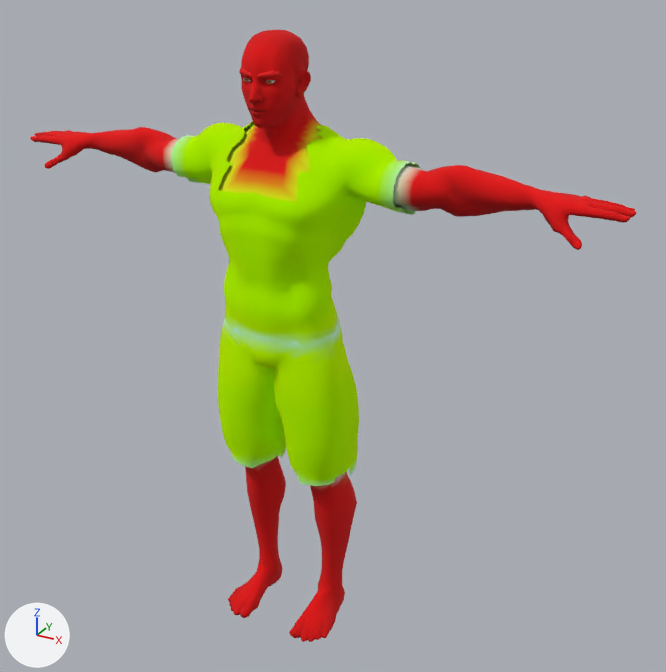
Renders of the glTF model footsteps-web/public/avatar/body_male.glb from each side of a commit.
Both versions are drawn from a 50 mm camera at (1.31, -2.06, 2.04) aimed at (0.11, 0.11, 0.95). Arrows for +X, +Y and +Z are at lower left; the lights stay in place. The first picture is the older version. Vertices at exactly the same position are counted once.

In view in the first picture: 'body', 'garment' and 2 more.
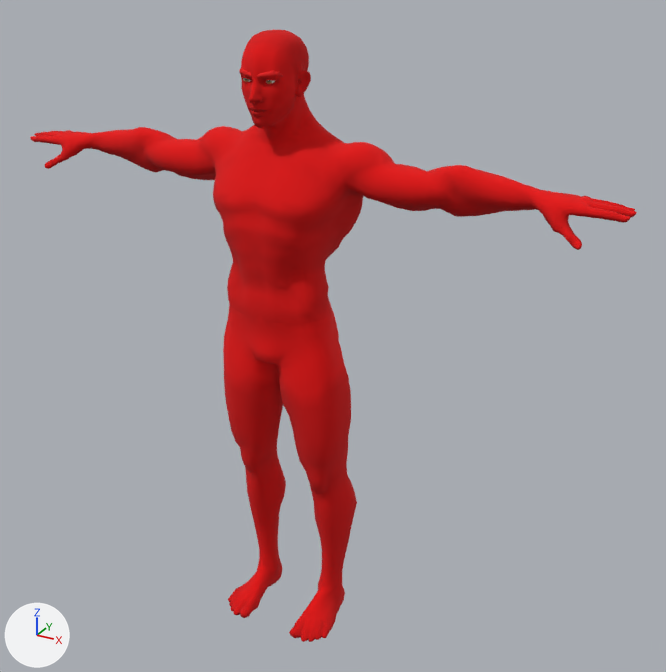
The edits, one by one:
me_body has 6285 vertices, 12566 faces and spans x -0.93..0.93, y -0.13..0.16, z -0.01..1.81.
me_body is used by ob_body; location (0.0, 0.0, 0.0).
me_body part 1: 2098 faces centred in x -0.38..0.38, y -0.12..0.16, z 0.48..1.69 are repainted in the vertex colours; the middle colour goes from green #d5ff00 to red #d50000.
me_body part 2: 1290 faces centred in x -0.38..0.38, y -0.12..0.16, z 0.49..1.58 are repainted in the vertex colours; the middle colour goes from yellow #e3ff00 to red #e30000.
Object 'garment' (ob_garment) is deleted.

Where the change shows, as pixel boxes (x1, y1, x2, y2) in the pictures (666 x 672 px):
'garment', deleted (green): before (171, 121, 420, 486)
part 1 of me_body, recoloured: (162, 94, 422, 491) in both
part 2 of me_body, recoloured (darker): before (162, 120, 425, 202); after (162, 120, 425, 409)
